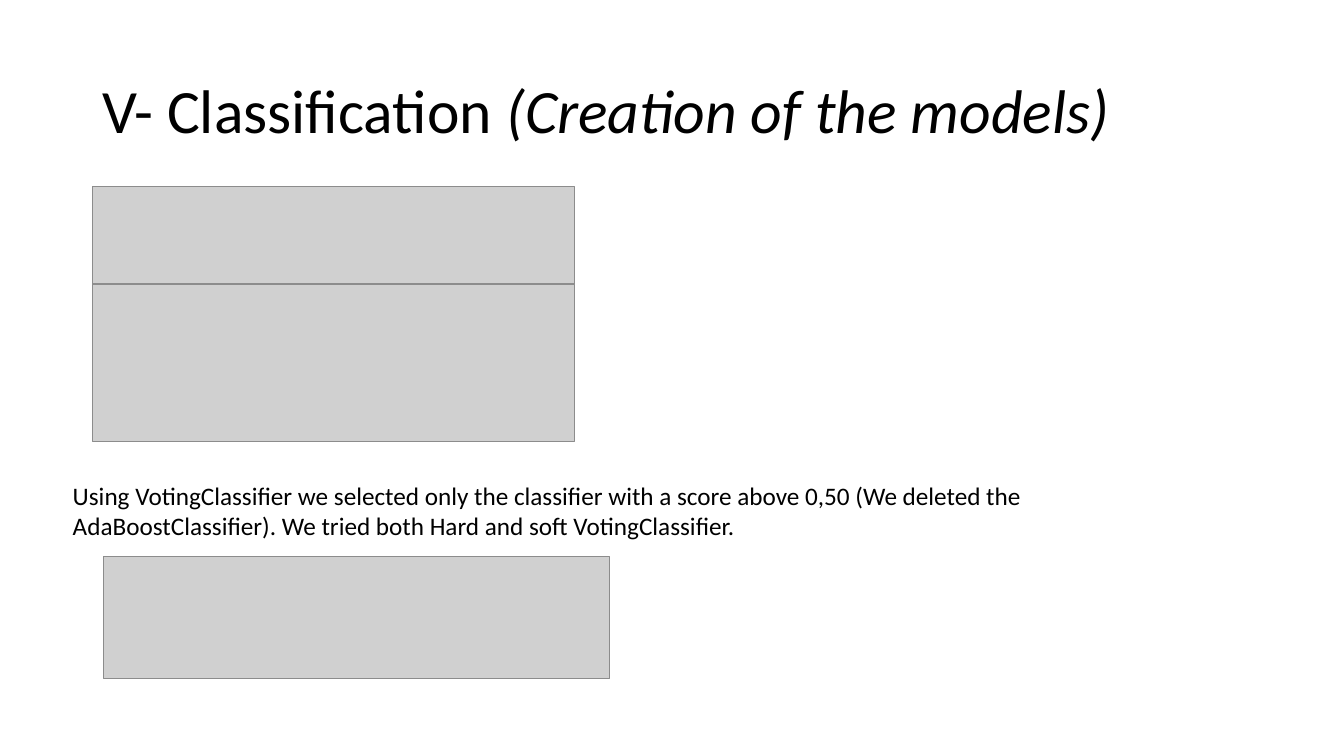
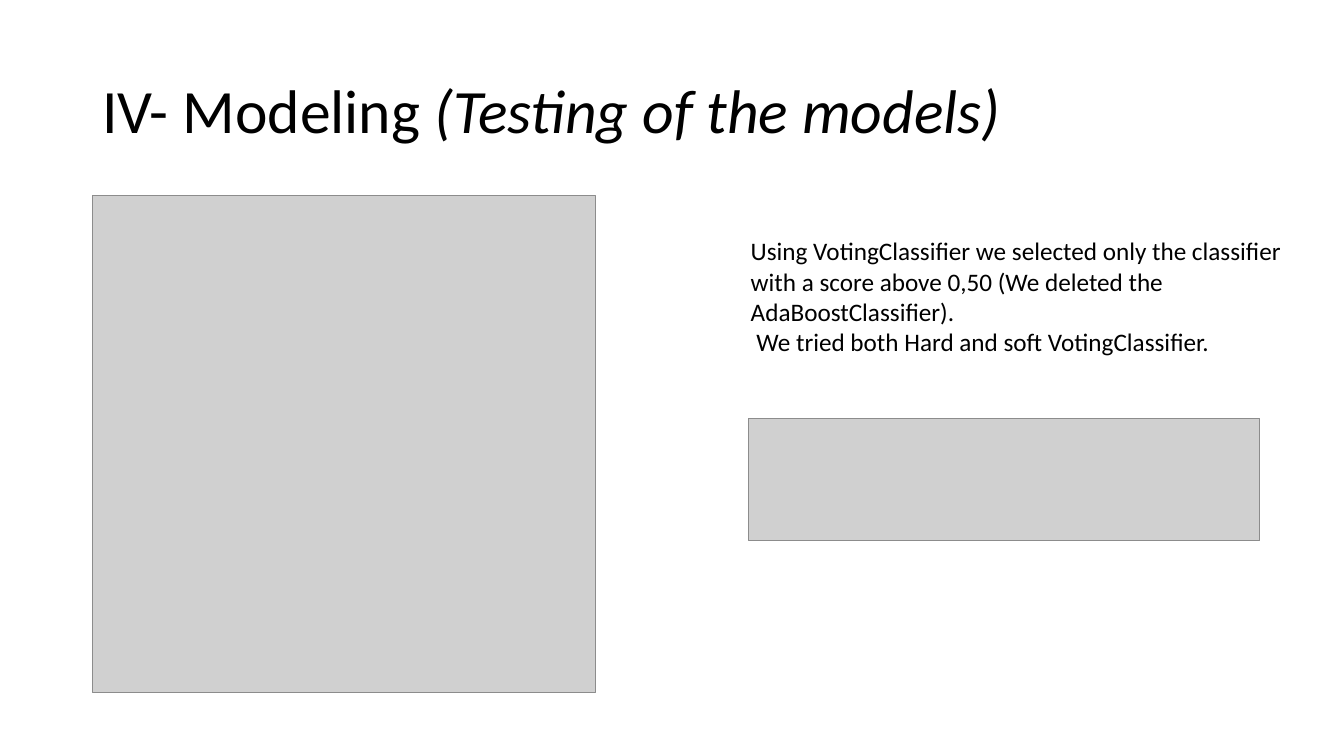
Before and after one commit to Leodespt/Projet_Python, a slide deck: slide 21 of Presentation_Python.pptx (slide 20 before the commit). Drawn at 1344x756 pixels with LibreOffice and Linux fonts; fonts in the diff are those of the drawing; grey boxes stand for pictures. Boxes give left, top, right and bottom in pixels: in the first picture for what was removed or moved away, otherwise in the second. Text is boxed around its words. In the diff, an @@ line names an element or a change of style, - is before the commit and + after.

```diff
--- a/Presentation_Python.pptx
+++ b/Presentation_Python.pptx
@@ title at box(102, 88, 1000, 144): text changed @@
-V- Classification (Creation of the models)
+IV- Modeling (Testing of the models)
@@ picture removed at box(93, 187, 575, 284) @@
@@ picture added at box(93, 196, 596, 693) @@
@@ text at box(751, 242, 1281, 356): text changed @@
-Using VotingClassifier we selected only the classifier with a score above 0,50 (We deleted the AdaBoostClassifier). We tried both Hard and soft VotingClassifier.
+Using VotingClassifier we selected only the classifier with a score above 0,50 (We deleted the AdaBoostClassifier).
+We tried both Hard and soft VotingClassifier.
@@ picture removed at box(93, 284, 575, 442) @@
@@ picture: place and size @@
-picture at box(103, 558, 610, 680)
+picture at box(749, 418, 1260, 541)
```
Also in this commit, not shown: 18 other slides changed, 2 slides added, 1 slide removed.
